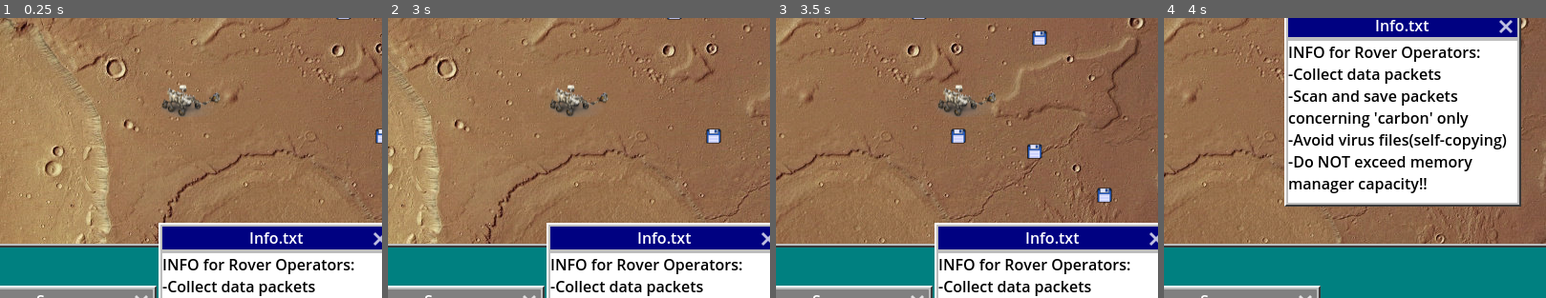
Above: before the commit, frames 1-4 (left to right).
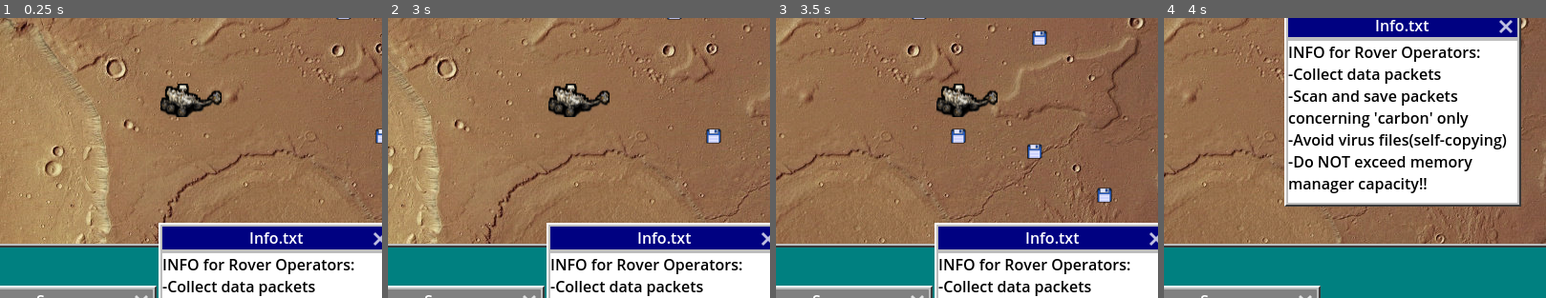
Above: after the commit, the same moments.

Repository: jerrutledge/Mars-Roverflow
Game: Godot game, scene res://scenes/Desktop.tscn
Same seed, same stepped clock (60 frames per second), same inputs: the game is played once before the commit and once after it.
Inputs (mouse positions are % of the whole screen's width and height, from its top left):
- Up to frame 1 (0.25 s): no input
- Up to frame 2 (3 s): click "RoverController.exe" at 0.5 s; click "Memory Manager" at 1.25 s; click "Options" at 2 s; move the mouse to (72, 44) at 2.77 s; hold D (rover_right) from 2.78 s (still down); hold Backspace (delete) from 2.78 s (still down); click (72, 44) at 2.92 s
- Up to frame 3 (3.5 s): keep holding D (rover_right); keep holding Backspace (delete)
- Up to frame 4 (4 s): release D (rover_right) at 3.5 s; release Backspace (delete) at 3.5 s; drag from (30, 54) to (25, 16) at 3.52 s
The pictures show only the part of the screen within x 6-56%, y 17-67%; the shares and areas given below are measured in that part.

The runs differ from the first frame. In frame 1, 0.7% of the frame differs, in the area x 42-58%, y 23-36%; in frame 2, 0.7%; in frame 3, 0.7%; in frame 4, nothing differs.

Commit message:
update sprite and increase rewards

Diff:
--- a/scenes/rover.tscn
+++ b/scenes/rover.tscn
@@ -1,10 +1,10 @@
 [gd_scene load_steps=4 format=3 uid="uid://b2owmrpbbdqoe"]
 
 [ext_resource type="Script" path="res://src/rover.gd" id="1_lgpwc"]
-[ext_resource type="Texture2D" uid="uid://cjro2pmewp3as" path="res://assets/Mars_Rover_decimated.png" id="2_vebsw"]
+[ext_resource type="Texture2D" uid="uid://weylfs0od7rb" path="res://assets/Mars_Rover_decimated_blackoutline.png" id="2_dx7kc"]
 
 [sub_resource type="RectangleShape2D" id="RectangleShape2D_k8ya4"]
-size = Vector2(32, 32)
+size = Vector2(62, 30)
 
 [node name="Rover" type="CharacterBody2D"]
 collision_layer = 3
@@ -12,7 +12,7 @@
 
 [node name="Sprite2D" type="Sprite2D" parent="."]
 position = Vector2(-9.53674e-07, 4.76837e-07)
-texture = ExtResource("2_vebsw")
+texture = ExtResource("2_dx7kc")
 
 [node name="CollisionShape2D" type="CollisionShape2D" parent="."]
 shape = SubResource("RectangleShape2D_k8ya4")
--- a/src/DraggedData.gd
+++ b/src/DraggedData.gd
@@ -22,7 +22,7 @@
 			if mem_item:
 				mem_item.delete_item(false)
 			if is_valid:
-				Global.score_add(50)
+				Global.score_add(100)
 			else:
 				Global.score_add(-25)
 			queue_free()
Binary file added: assets/Mars_Rover_decimated_blackoutline.png
Not shown, added: assets/Mars_Rover_decimated_blackoutline.png.import
